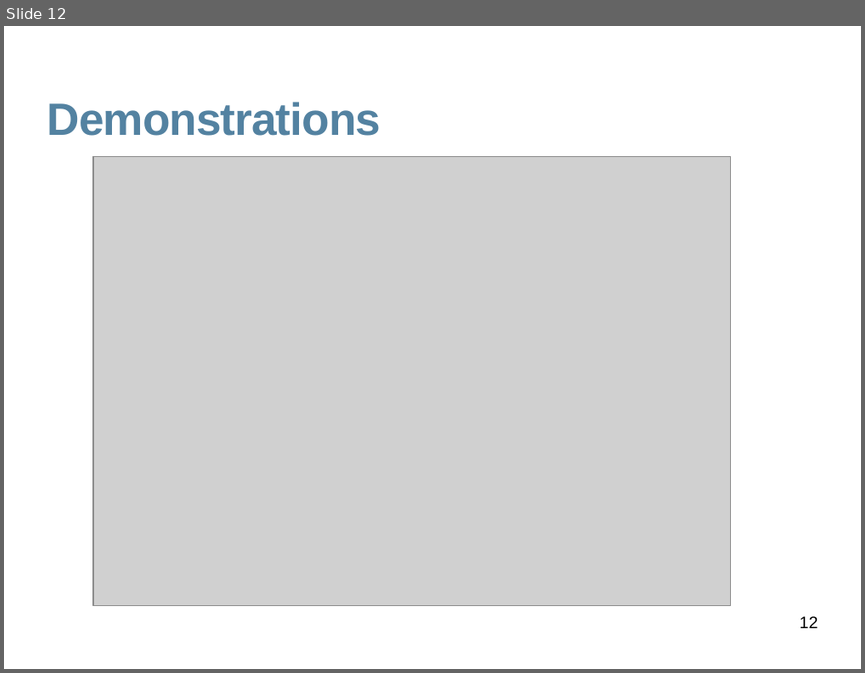
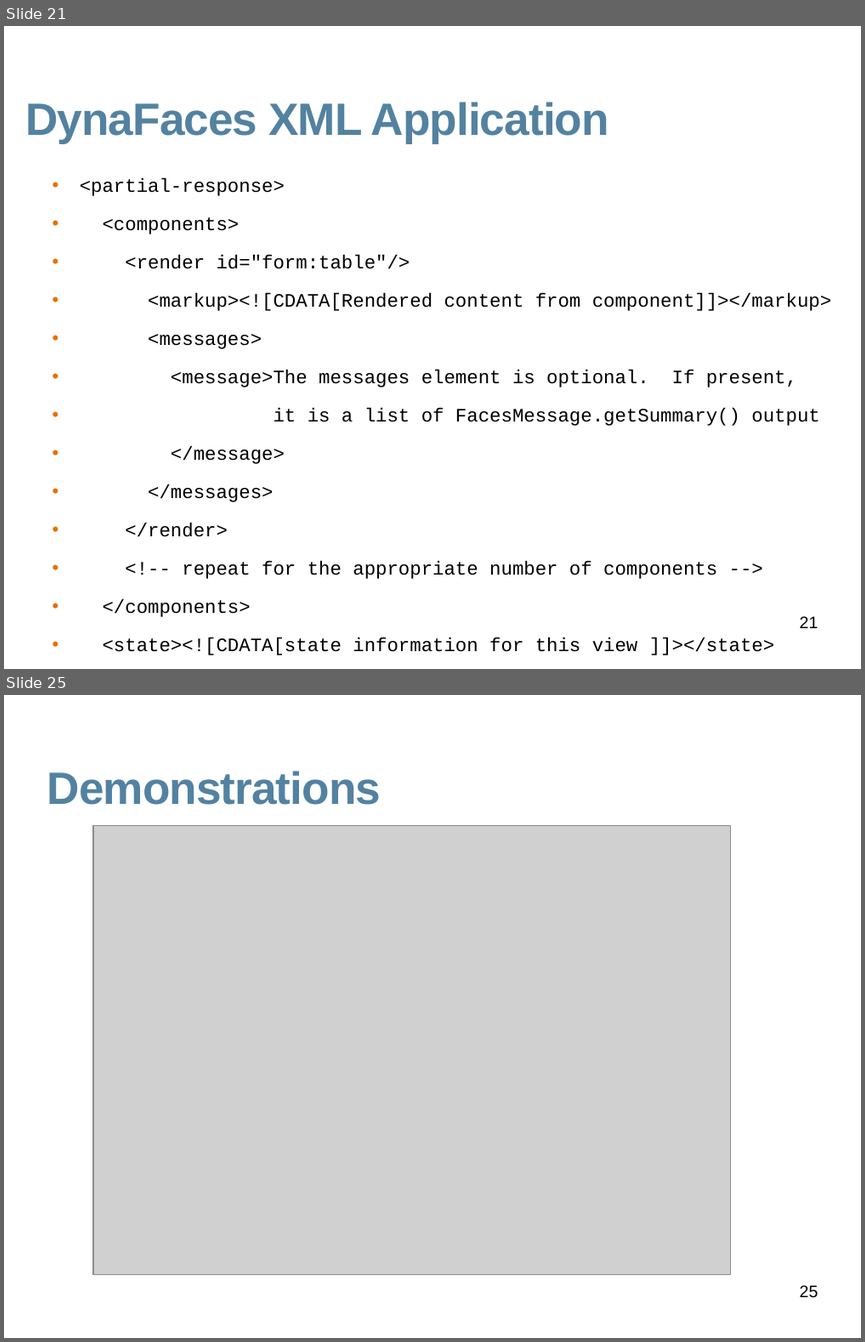
Before and after one commit to javaee/javaserverfaces-extensions, a slide deck: www/slides/dynafaces-advanced.odp. Shown one above the other, each under a label of ours: slide 12 before the commit, slides 21 and 25 after it; the slides between them are not shown. The pictures are 865x673 and 865x1342 pixels, drawn with LibreOffice and Linux fonts; fonts in the diff are those of the drawing; grey boxes stand for pictures; background and template pictures are left out. Boxes give left, top, right and bottom in pixels: in the first picture for what was removed or moved away, otherwise in the second. Text is boxed around its words. In the diff, an @@ line names an element or a change of style, - is before the commit and + after.

```diff
--- a/www/slides/dynafaces-advanced.odp
+++ b/www/slides/dynafaces-advanced.odp
@@ slide 21 added at (4, 26, 861, 669), background #FFFFFF @@
@@ title added at (25, 102, 609, 143), 38 pt, text #5382A1, bold @@
+DynaFaces XML Application
@@ text added at (80, 178, 831, 655), 16 pt, text #000000 @@
+• <partial-response>
+• <components>
+• <render id="form:table"/>
+• <markup><![CDATA[Rendered content from component]]></markup>
+• <messages>
+• <message>The messages element is optional. If present,
+• it is a list of FacesMessage.getSummary() output
+• </message>
+• </messages>
+• </render>
+• <!-- repeat for the appropriate number of components -->
+• </components>
+• <state><![CDATA[state information for this view ]]></state>
+• </partial-response>
@@ page number added at (800, 616, 818, 628), 14 pt, text #000000 @@
+21
@@ what was slide 12 is now slide 25 @@
@@ page number at (800, 1285, 818, 1298): text changed @@
-12
+25
```
Also in this commit, not shown: 3 slides changed, 19 other slides added, 7 slides removed, 13 other files.
